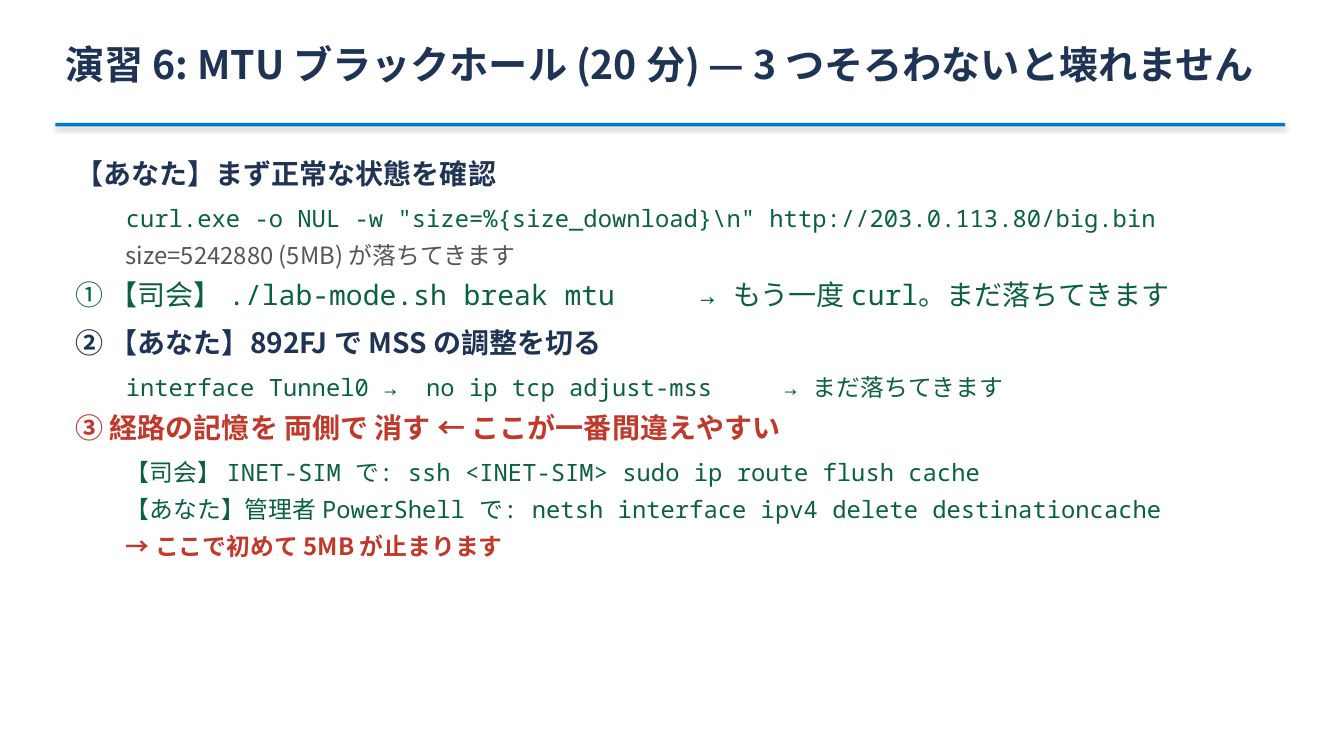
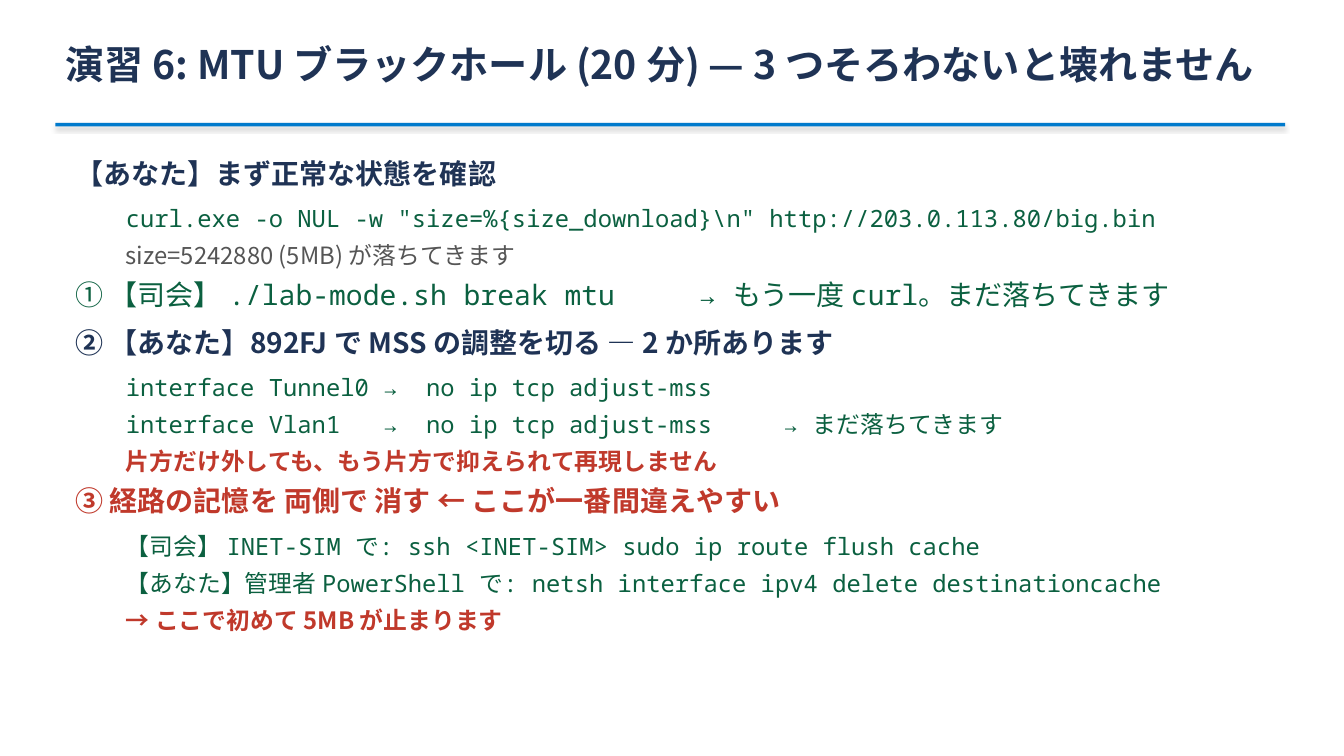
Before and after one commit to ginchankawaii/claude-code-book-template, a slide deck: slide 24 of docs/ipoe-lab/slides/handson.pptx (slide 22 before the commit). Drawn at 1344x756 pixels with LibreOffice and Linux fonts; fonts in the diff are those of the drawing. Boxes give left, top, right and bottom in pixels: in the first picture for what was removed or moved away, otherwise in the second. Text is boxed around its words. In the diff, an @@ line names an element or a change of style, - is before the commit and + after.

```diff
--- a/docs/ipoe-lab/slides/handson.pptx
+++ b/docs/ipoe-lab/slides/handson.pptx
@@ text at (75, 329, 1003, 472): text changed @@
-② 【あなた】892FJ で MSS の調整を切る
-  interface Tunnel0 → no ip tcp adjust-mss → まだ落ちてきます
+② 【あなた】892FJ で MSS の調整を切る — 2 か所あります
+  interface Tunnel0 → no ip tcp adjust-mss
+  interface Vlan1 → no ip tcp adjust-mss → まだ落ちてきます
+  片方だけ外しても、もう片方で抑えられて再現しません
```
Also in this commit, not shown: 2 other slides changed, 2 slides added, 6 other files.
